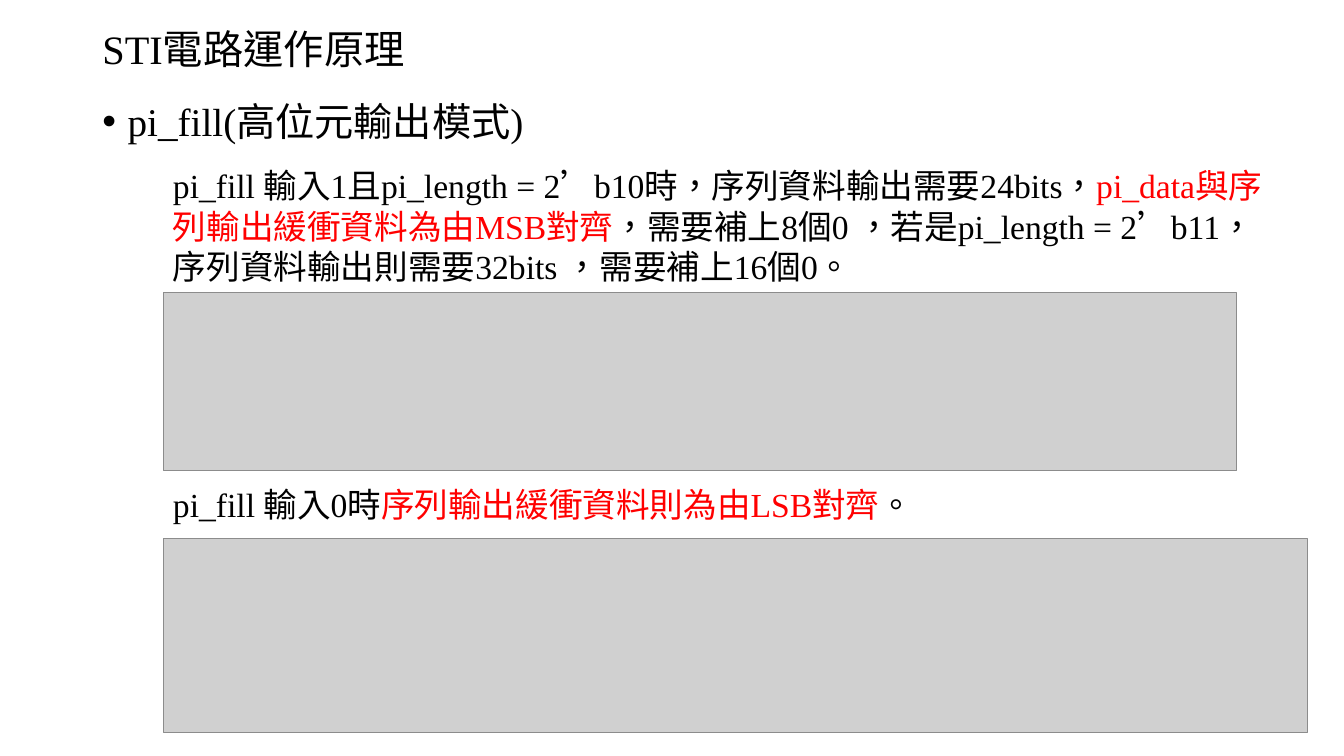
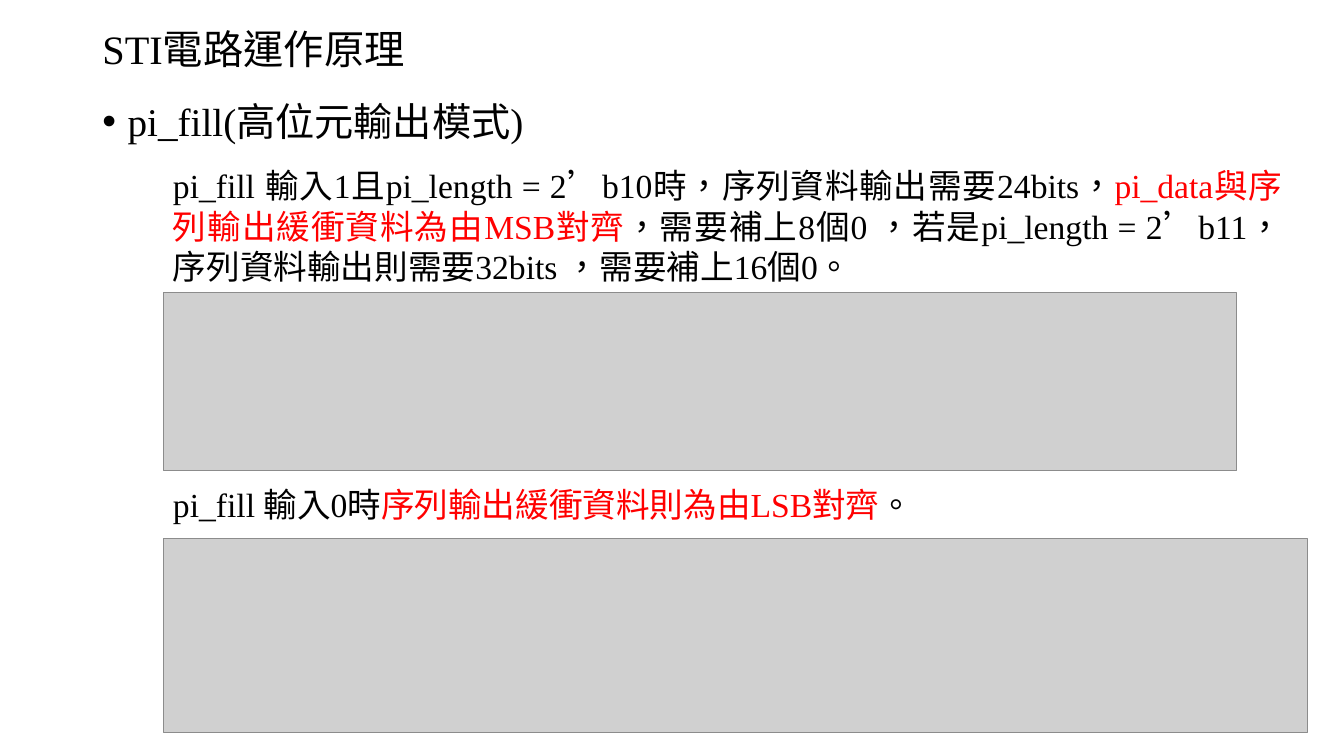
Before and after one commit to Chi-Yung/Chi-Yung, a slide deck: slide 7 of 報告.pptx. Drawn at 1344x756 pixels with LibreOffice and Linux fonts; fonts in the diff are those of the drawing; grey boxes stand for pictures. Boxes give left, top, right and bottom in pixels: in the first picture for what was removed or moved away, otherwise in the second. Text is boxed around its words. In the diff, an @@ line names an element or a change of style, - is before the commit and + after.

```diff
--- a/報告.pptx
+++ b/報告.pptx
@@ text "pi_fill 輸入1且pi_length = 2’b10時，序列資料輸出需要24bits，pi_data與序列輸出緩衝 ..." at (173, 169, 1282, 282): alignment left to justified @@
```
